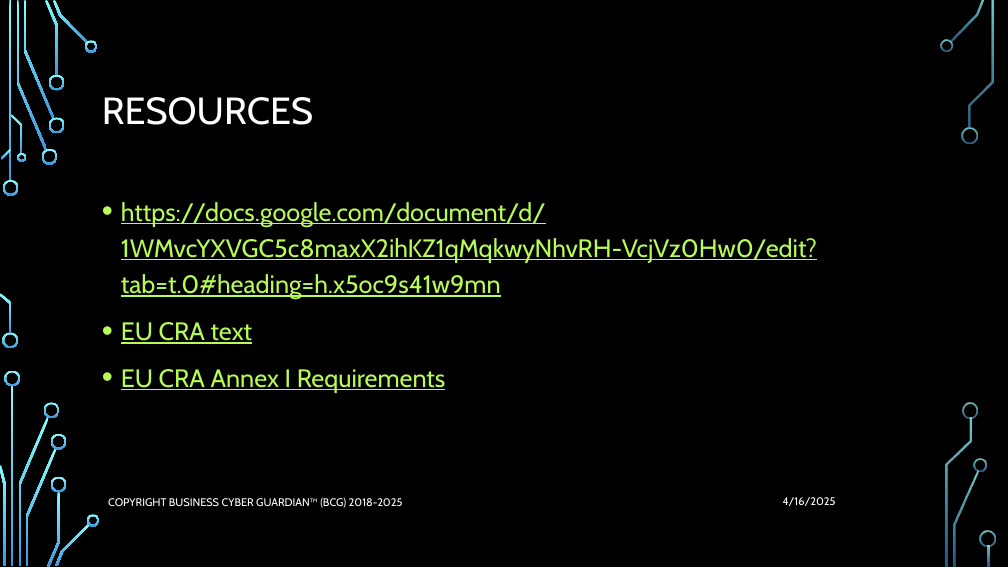
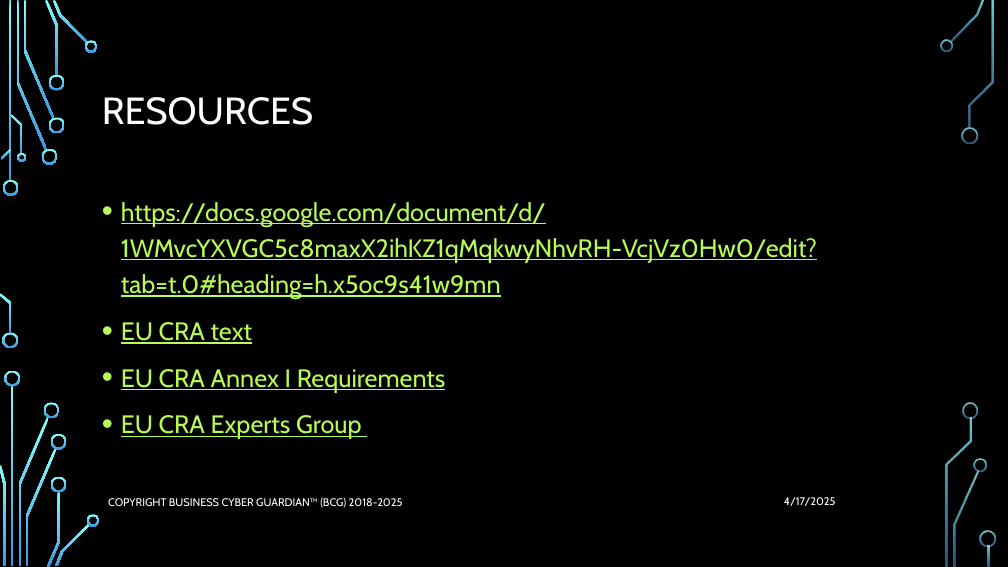
Before and after one commit to rjb4standards/CISASAGReader, a slide deck: slide 3 of 2025-0417-OWASP-AMHERST-EUCRA-OVERVIEW.pptx. Drawn at 1008x567 pixels with LibreOffice and Linux fonts; fonts in the diff are those of the drawing; background and template pictures are left out. Boxes give left, top, right and bottom in pixels: in the first picture for what was removed or moved away, otherwise in the second. Text is boxed around its words. In the diff, an @@ line names an element or a change of style, - is before the commit and + after.

Commit message:
Amerhst Security Group Presentation 2025-04-17

```diff
--- a/2025-0417-OWASP-AMHERST-EUCRA-OVERVIEW.pptx
+++ b/2025-0417-OWASP-AMHERST-EUCRA-OVERVIEW.pptx
@@ text at <box>121,415,362,439</box>: paragraph added @@
+• EU CRA Experts Group
@@ text at <box>784,497,836,506</box>: text changed @@
-4/16/2025
+4/17/2025
```
Also in this commit, not shown: 3 other slides changed.
